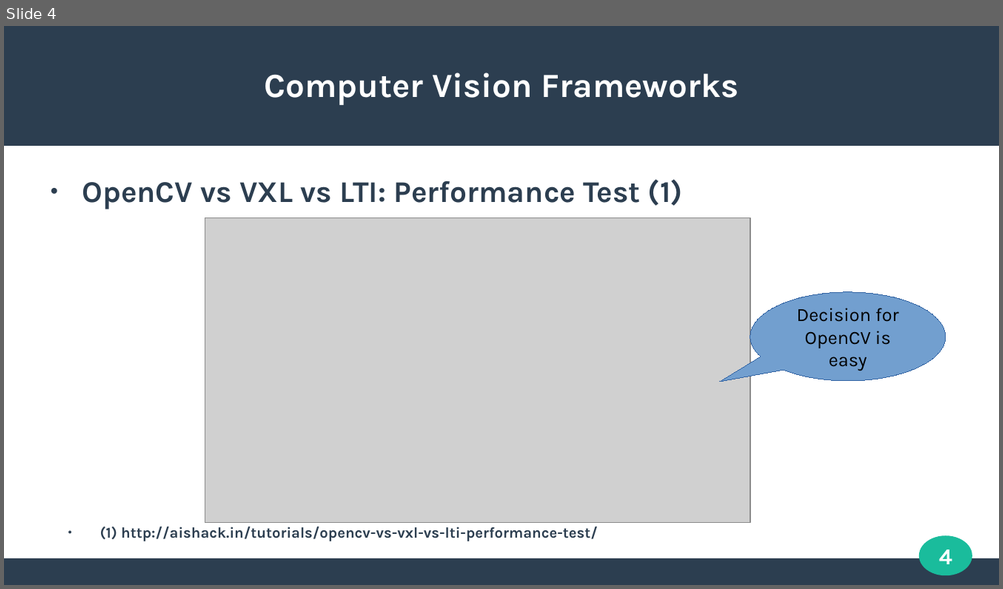
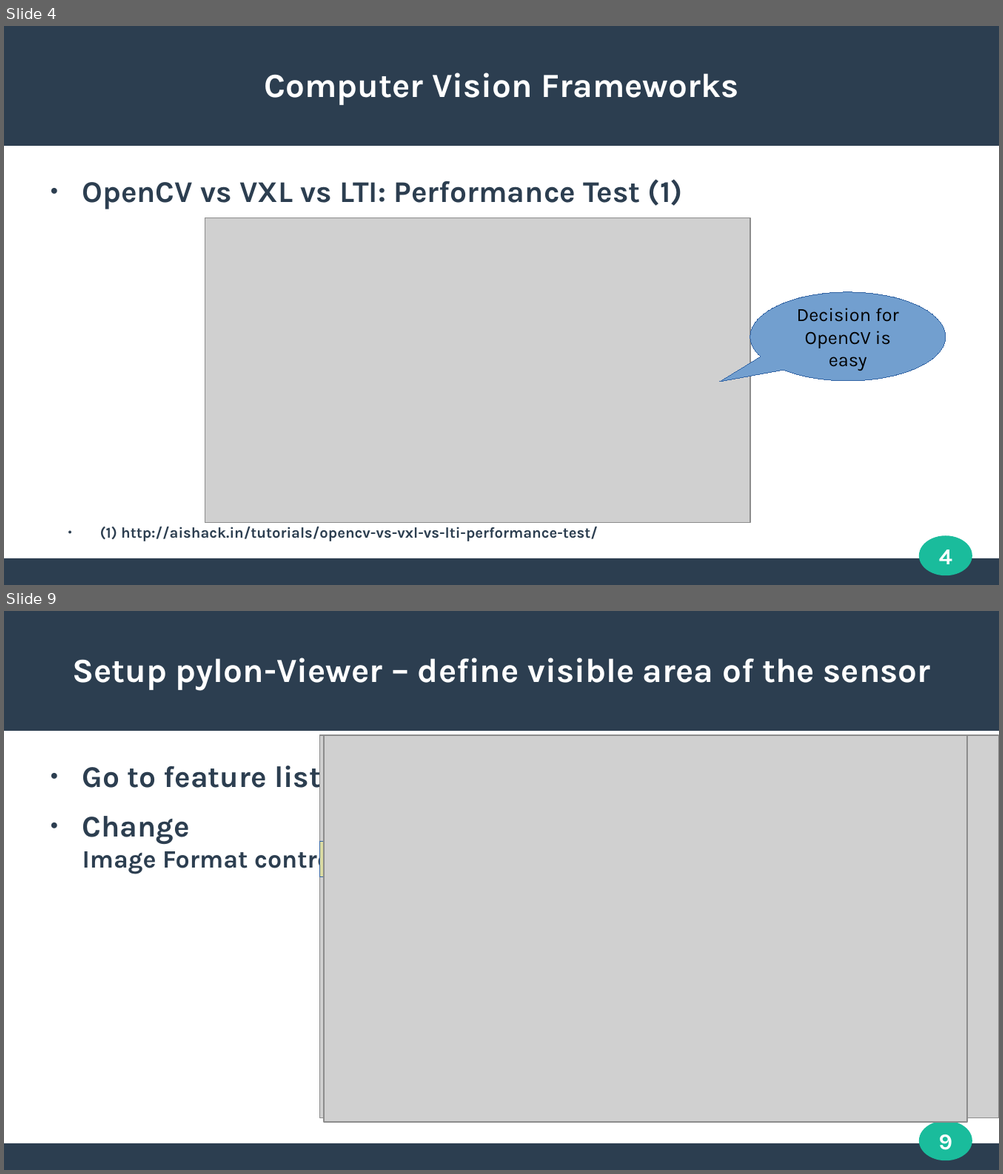
Before and after one commit to k-dieter/EmbeddedVision_Intro_1, a slide deck: EmbeddedVision_Session-2/EmbeddedVision_Session-2.odp. Shown one above the other, each under a label of ours: slide 4 before the commit, slides 4 and 9 after it; the slides between them are not shown. The pictures are 1003x589 and 1003x1174 pixels, drawn with LibreOffice and Linux fonts; fonts in the diff are those of the drawing; grey boxes stand for pictures. Boxes give left, top, right and bottom in pixels: in the first picture for what was removed or moved away, otherwise in the second. Text is boxed around its words. In the diff, an @@ line names an element or a change of style, - is before the commit and + after.

```diff
--- a/EmbeddedVision_Session-2/EmbeddedVision_Session-2.odp
+++ b/EmbeddedVision_Session-2/EmbeddedVision_Session-2.odp
@@ slide 9 added at (4, 611, 999, 1170), background #FFFFFF; not listed: 3 template elements that a slide beside it also shows @@
@@ title added at (72, 658, 930, 690), 27 pt, text #FFFFFF, bold @@
+Setup pylon-Viewer – define visible area of the sensor
@@ picture added at (320, 735, 999, 1119) @@
@@ picture added at (324, 735, 967, 1123) @@
@@ text added at (82, 760, 338, 874), 24 pt, text #2C3E50, bold @@
+● Go to feature list
+● Change
+  Image Format control
@@ rectangle added at (320, 842, 603, 877), fill #FFFF00 at 22% opacity, outline #3465A4 0 pt @@
@@ page number added at (939, 1135, 953, 1150), 18 pt, text #FFFFFF, bold @@
+9
```
Also in this commit, not shown: 1 slide changed, 4 other slides added, 1 other file.
